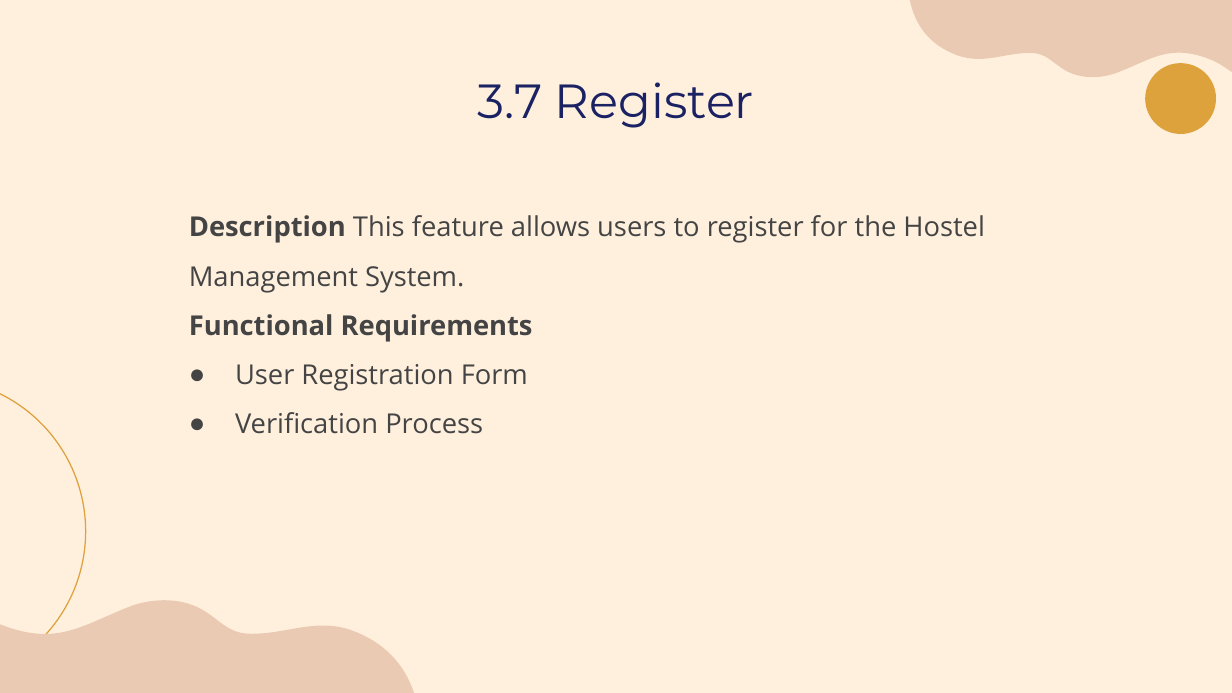
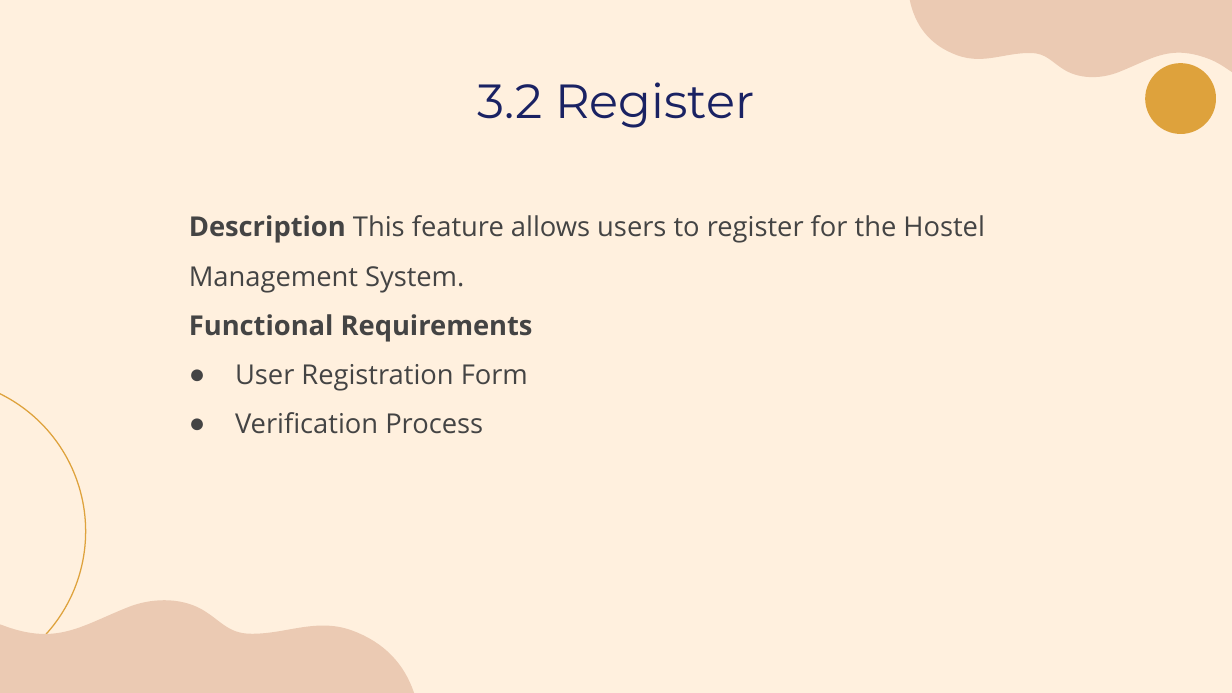
Before and after one commit to laibabintatahir/SRS-HMS, a slide deck: slide 15 of SRS.pptx (slide 19 before the commit). Drawn at 1232x693 pixels with LibreOffice and Linux fonts; fonts in the diff are those of the drawing. Boxes give left, top, right and bottom in pixels: in the first picture for what was removed or moved away, otherwise in the second. Text is boxed around its words. In the diff, an @@ line names an element or a change of style, - is before the commit and + after.

```diff
--- a/SRS.pptx
+++ b/SRS.pptx
@@ title at box(478, 82, 754, 128): text changed @@
-3.7 Register
+3.2 Register
```
Also in this commit, not shown: 10 other slides changed, 2 slides added, 2 slides removed, 4 other files.
